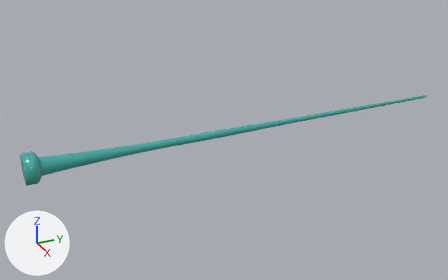
An edit to the Blender file art/tentacle.blend, drawn before and after from the same camera.
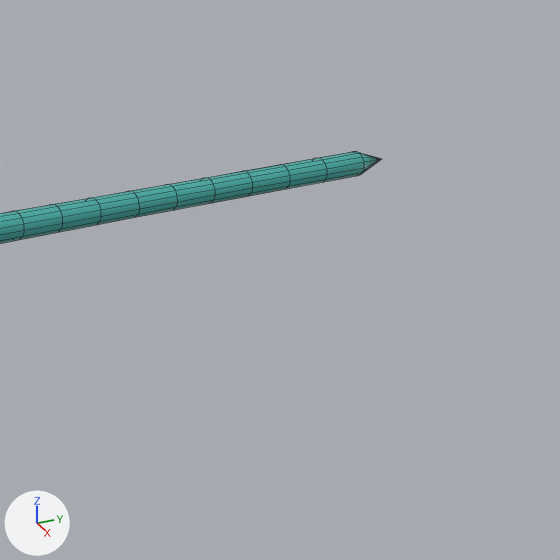
Each version appears first whole from a 50 mm lens placed at (1.408, -0.121, 0.683), pointed at (-0.019, 0.521, -0.031), and next in a close-up on the part from 86% to 100% of the width and 28% to 51% of the height. Lighting does not change. The marker at lower left points along +X, +Y and +Z. The last two pictures show the newer version. The close-ups show mesh edges as thin lines.

Objects in the first close-up: 'Tentacle'.
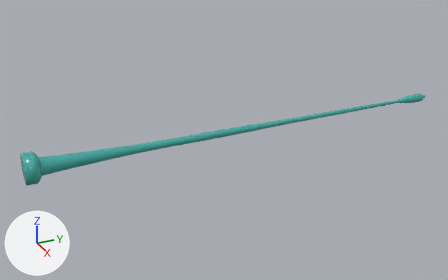
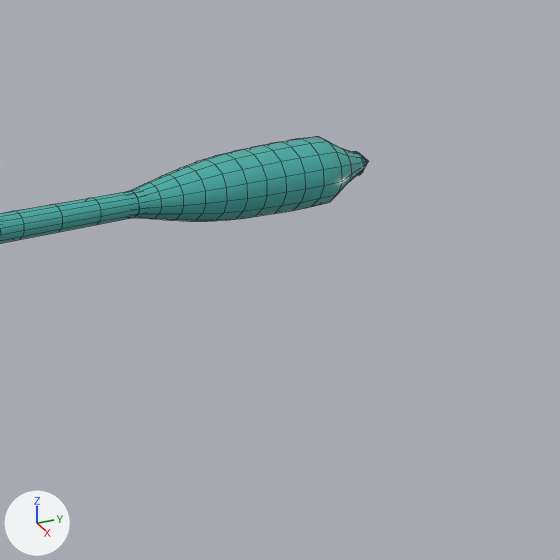
What changed in the scene script:
```text
Change me_tentacle:
    used by ob_tentacle; location = (0.0, 0.0, 0.0)
    remove me_tentacle.from_pydata(...)  # 1024 vertices, 1036 faces; spans x -0.026..0.026, y -0.004..1.212, z -0.025..0.025
    add me_tentacle.from_pydata(...)  # 1024 vertices, 1036 faces; spans x -0.026..0.026, y -0.004..1.206, z -0.025..0.025
    me_tentacle part 1
    me_tentacle.vertices[1023].co: (0.0, 1.212, 0.0) -> (0.0, 1.206, 0.0)  # pixel (382, 158) -> pixel (368, 161)
Add me_proboscis:
    me_proboscis.from_pydata(...)  # 2032 vertices, 2044 faces; spans x -0.013..0.013, y -0.004..1.206, z -0.013..0.013
    me_proboscis.polygons.foreach_set('use_smooth', [True] * 2044)
    me_proboscis.materials.append(mat_gel)  # cyan #45ada6
Add ob_proboscis:
    ob_proboscis = bpy.data.objects.new('Proboscis', me_proboscis)
    ob_proboscis.location = (0.0, 0.0, 0.0)
```

Location of each change, [x1, y1, x2, y2] in pixels of the close-ups (560 x 560 px; the box of a moved part takes in the faces that stretch with it):
'Proboscis', added (cyan)
    after: [130, 136, 361, 221]
'Tentacle', reshaped
    before: [0, 151, 381, 243]
    after: [0, 151, 369, 243]
part 1 of me_tentacle, moved or reshaped
    before: [356, 151, 381, 175]
    after: [360, 154, 369, 171]
